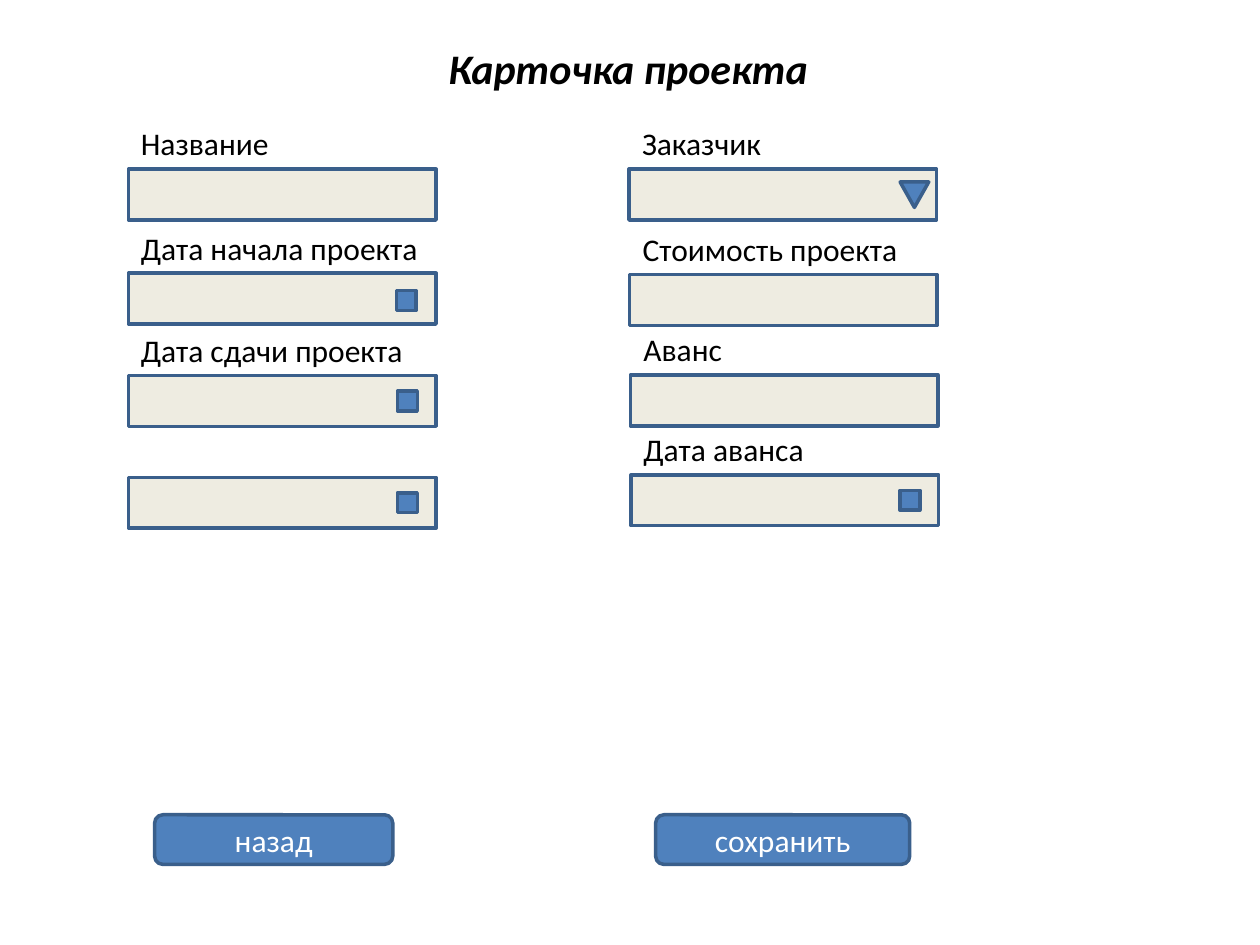
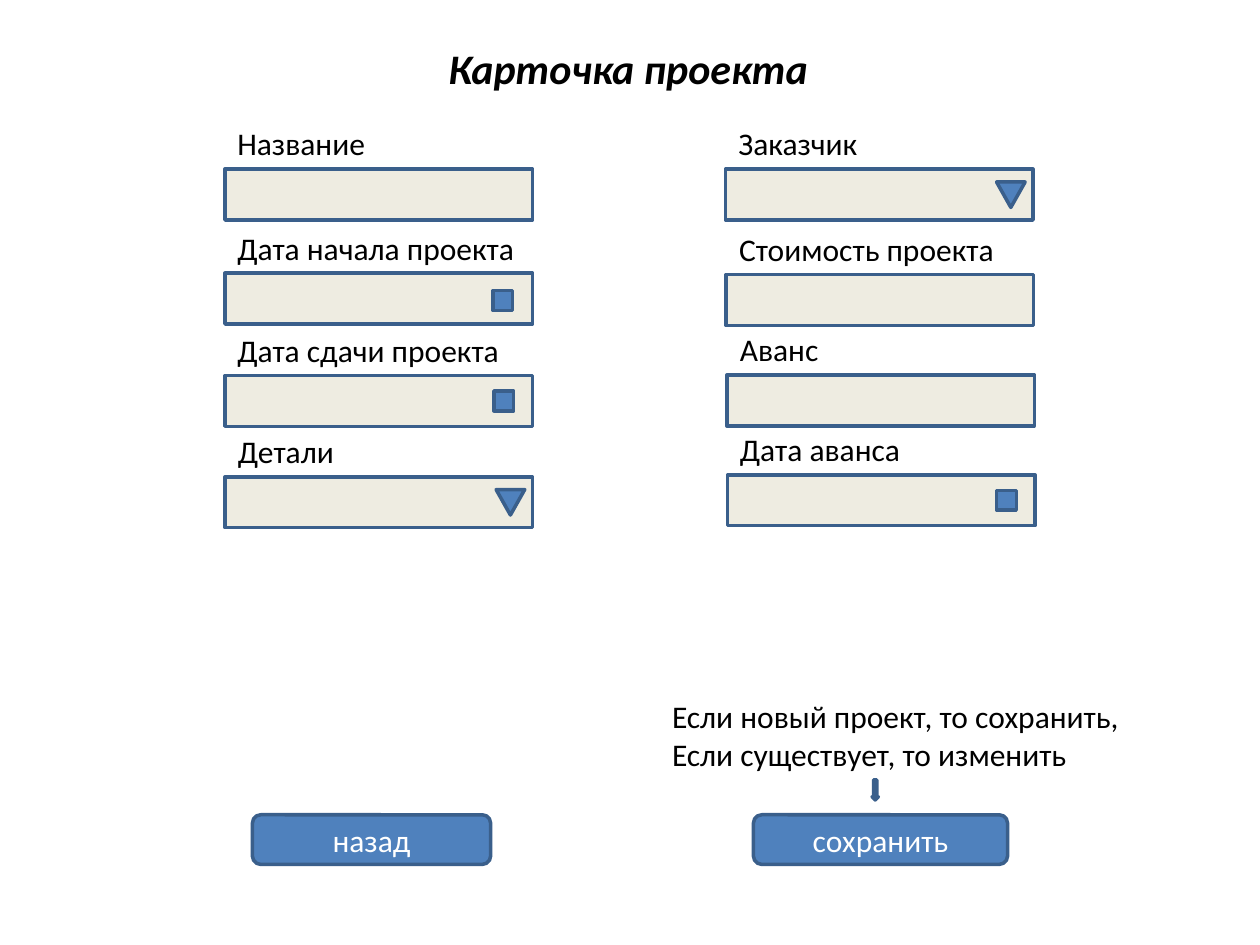
Before and after one commit to ytsep/projects_TPI, a slide deck: slide 3 of ПроектыТПИ.pptx (slide 1 before the commit). Drawn at 1260x945 pixels with LibreOffice and Linux fonts; fonts in the diff are those of the drawing. Boxes give left, top, right and bottom in pixels: in the first picture for what was removed or moved away, otherwise in the second. Text is boxed around its words. In the diff, an @@ line names an element or a change of style, - is before the commit and + after.

```diff
--- a/ПроектыТПИ.pptx
+++ b/ПроектыТПИ.pptx
@@ text added at [238, 442, 334, 468], 18 pt, text #000000 @@
+Детали
@@ 11 rectangles, 7 texts, 1 rounded rectangle, 1 flow chart merge: place and size @@
-11 rectangles, 7 texts, 1 rounded rectangle, 1 flow chart merge at [129, 134, 939, 864]
+11 rectangles, 7 texts, 1 rounded rectangle, 1 flow chart merge at [226, 134, 1034, 864]
@@ rectangle removed at [398, 493, 418, 513] @@
@@ flow chart merge added at [496, 490, 525, 515], fill #4F81BD, outline #3A5F8C 2 pt @@
@@ text added at [672, 706, 1118, 772], 18 pt, text #000000 @@
+Если новый проект, то сохранить,
+Если существует, то изменить
@@ down arrow added at [872, 780, 878, 800], fill #4F81BD, outline #3A5F8C 2 pt @@
@@ rounded rectangle "сохранить": place and size @@
-rounded rectangle "сохранить" at [655, 815, 910, 864]
+rounded rectangle "сохранить" at [753, 815, 1008, 864]
```
Also in this commit, not shown: 5 other slides changed, 2 slides added.
